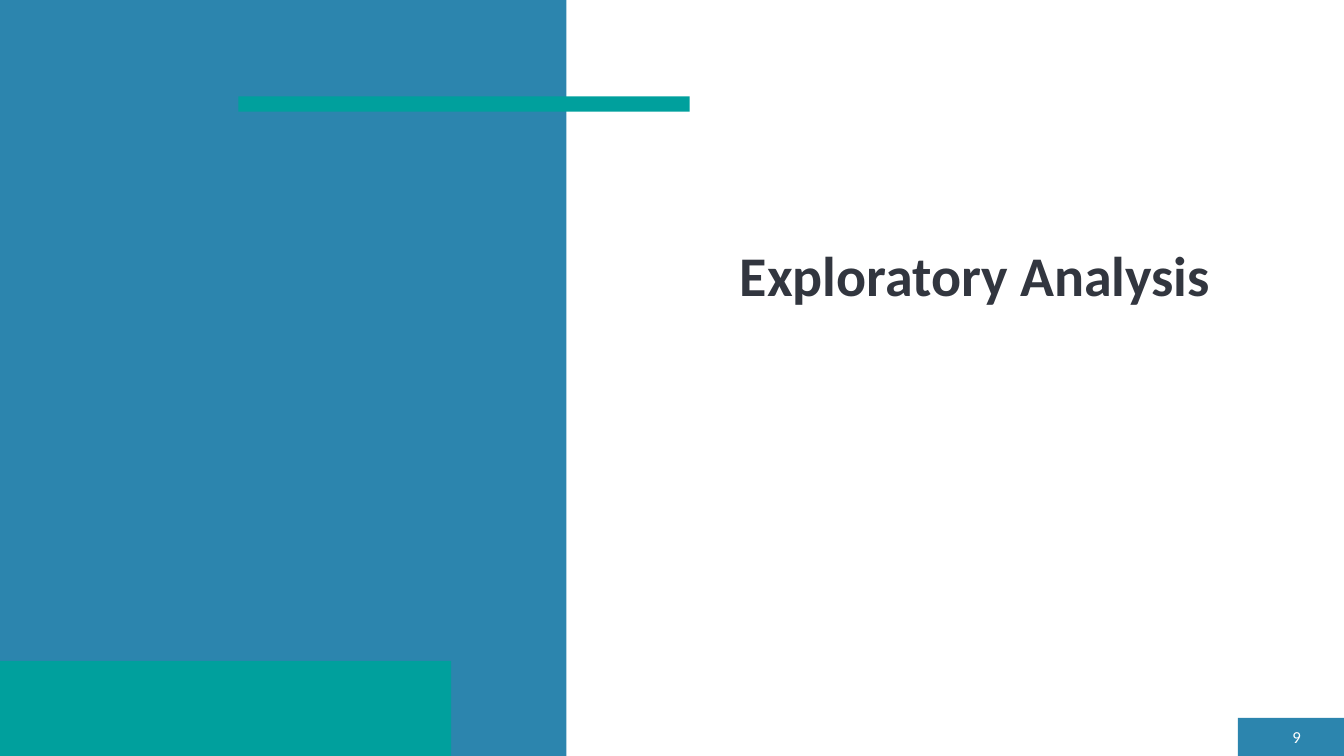
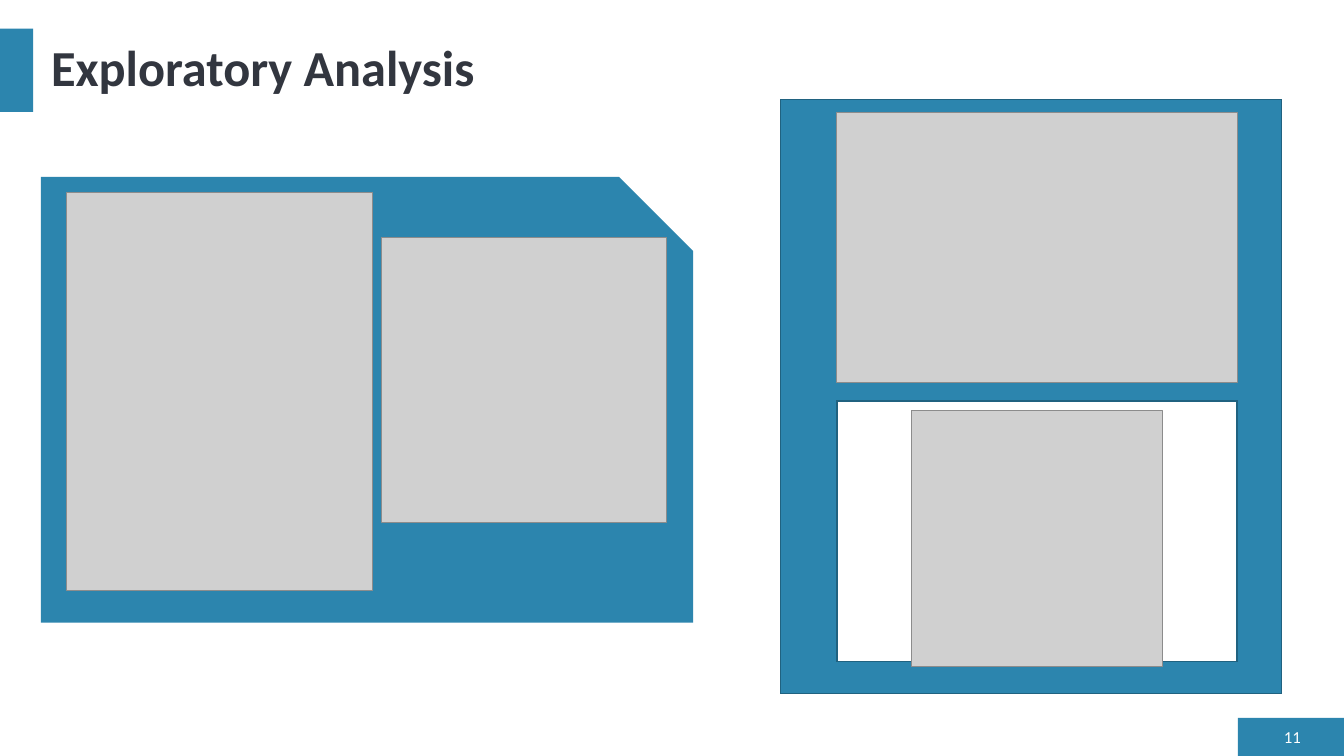
Before and after one commit to LennartFertig/DataExploration_HousePriceSeattle, a slide deck: slide 11 of HousePricePrediction_Präsentation.pptx (slide 9 before the commit). Drawn at 1344x756 pixels with LibreOffice and Linux fonts; fonts in the diff are those of the drawing; grey boxes stand for pictures. Boxes give left, top, right and bottom in pixels: in the first picture for what was removed or moved away, otherwise in the second. Text is boxed around its words. In the diff, an @@ line names an element or a change of style, - is before the commit and + after.

```diff
--- a/HousePricePrediction_Präsentation.pptx
+++ b/HousePricePrediction_Präsentation.pptx
@@ rectangle removed at (x1=0, y1=0, x2=1344, y2=704) @@
@@ rectangle removed at (x1=0, y1=0, x2=567, y2=756) @@
@@ title "Exploratory Analysis" moved from (x1=740, y1=256, x2=1210, y2=305) to (x1=51, y1=50, x2=475, y2=94) @@
@@ title "Exploratory Analysis" at (x1=51, y1=50, x2=475, y2=94): size 40 to 36 pt; vertical alignment bottom to middle @@
@@ rectangle removed at (x1=239, y1=96, x2=691, y2=111) @@
@@ rectangle added at (x1=780, y1=100, x2=1281, y2=694), fill #2C85AE, outline #216281 1 pt @@
@@ picture added at (x1=837, y1=113, x2=1237, y2=383) @@
@@ snip rect added at (x1=41, y1=176, x2=694, y2=622), fill #2C85AE @@
@@ picture added at (x1=67, y1=193, x2=373, y2=590) @@
@@ picture added at (x1=382, y1=238, x2=667, y2=522) @@
@@ rectangle added at (x1=837, y1=401, x2=1237, y2=661), fill #FFFFFF, outline #216281 1 pt @@
@@ picture added at (x1=912, y1=410, x2=1163, y2=666) @@
@@ rectangle removed at (x1=0, y1=661, x2=452, y2=756) @@
@@ page number at (x1=1284, y1=732, x2=1301, y2=743): text changed @@
-9
+11
```
Also in this commit, not shown: 10 other slides changed, 7 slides added, 1 slide removed.
